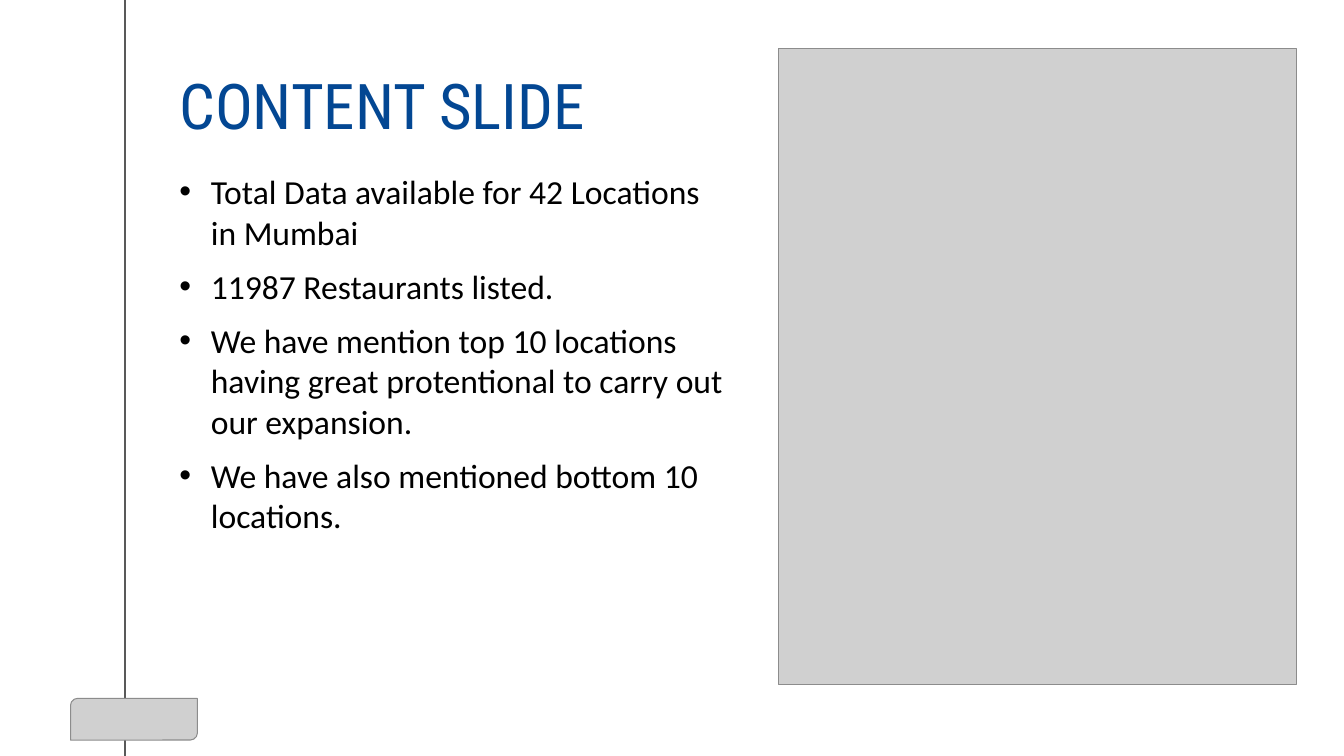
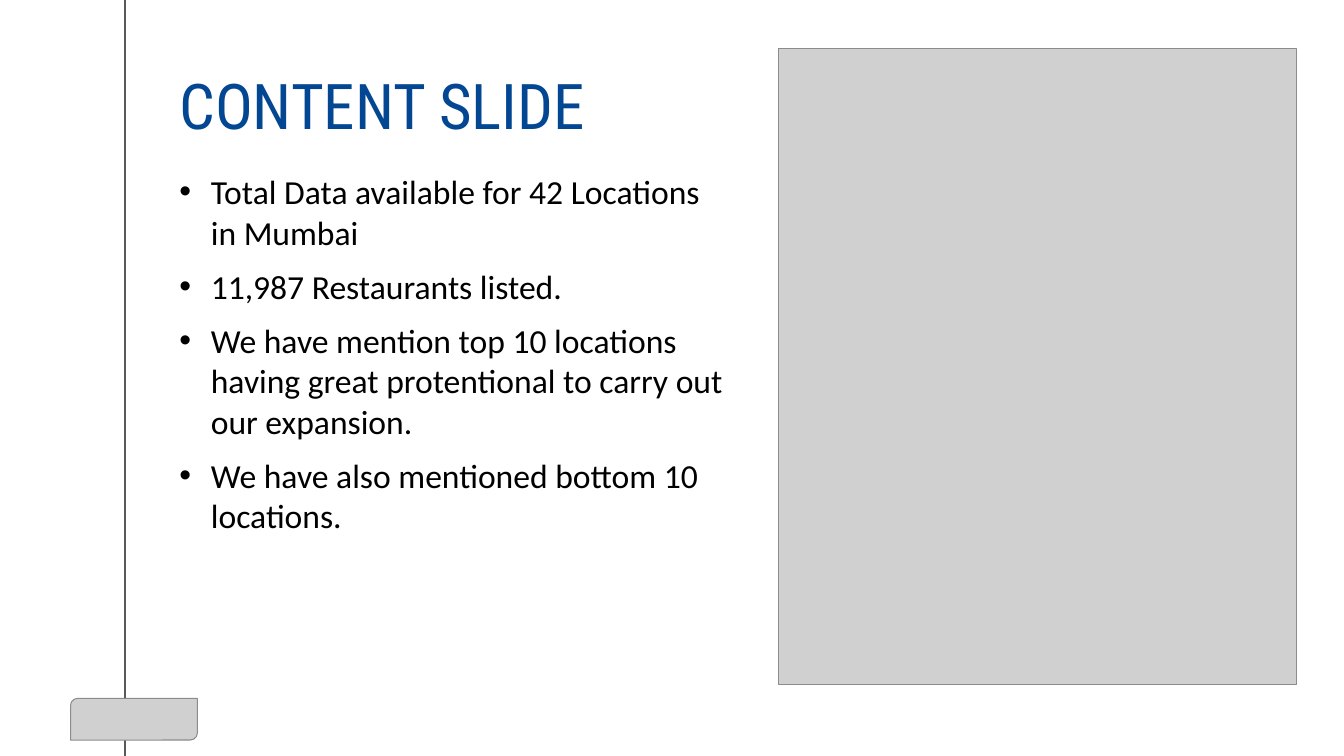
Before and after one commit to Ruthik27/Bed_Rest_and_Order_Services, a slide deck: slide 2 of swiggy_mumbai/Swiggy_Mumbai_eda.pptx. Drawn at 1344x756 pixels with LibreOffice and Linux fonts; fonts in the diff are those of the drawing; grey boxes stand for pictures. Boxes give left, top, right and bottom in pixels: in the first picture for what was removed or moved away, otherwise in the second. Text is boxed around its words. In the diff, an @@ line names an element or a change of style, - is before the commit and + after.

```diff
--- a/swiggy_mumbai/Swiggy_Mumbai_eda.pptx
+++ b/swiggy_mumbai/Swiggy_Mumbai_eda.pptx
@@ text at (x1=211, y1=275, x2=562, y2=303): text changed @@
-• 11987 Restaurants listed.
+• 11,987 Restaurants listed.
```
Also in this commit, not shown: 3 other slides changed.
